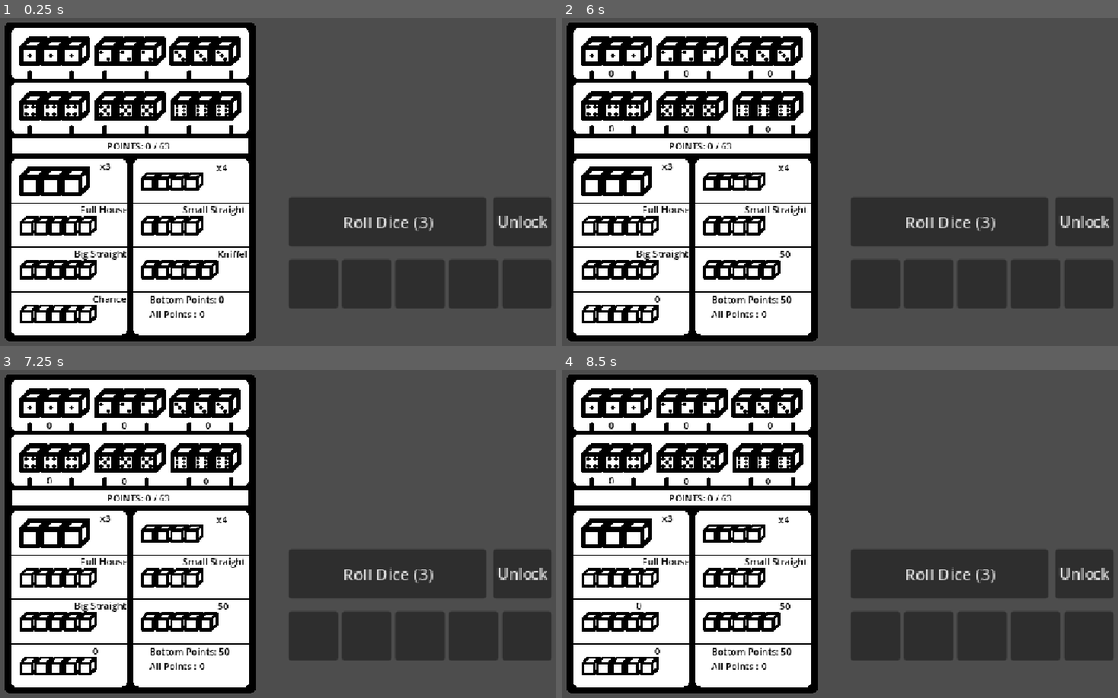
Above: before the commit, frames 1-4 (two rows, left to right).
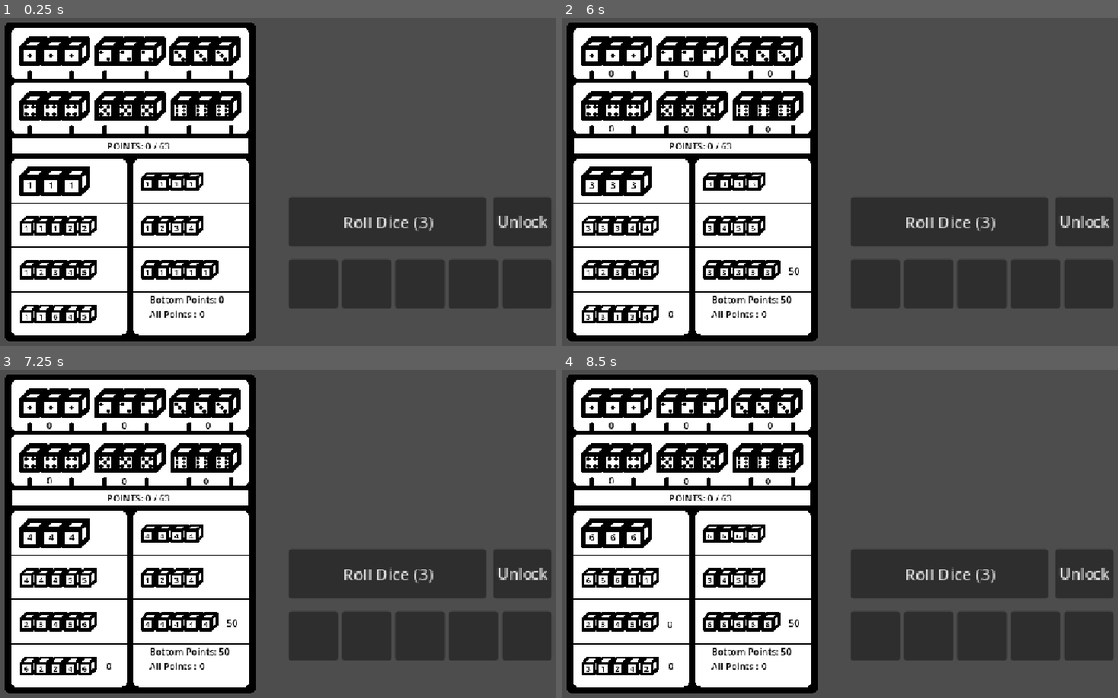
Above: after the commit, the same moments.

Repository: Thennex/Kniffelt
Game: Godot game, scene res://Scene/main.tscn
Two runs of this game, one before a commit and one after it. Both use one fixed random seed, a clock stepped at 60 frames per second and the inputs below.
Inputs (mouse positions are in pixels of both pictures, inside the frame that each line leads up to):
- Up to frame 1 (0.25 s): no input
- Up to frame 2 (6 s): click (617, 50) at 0.5 s; click (689, 50) at 1.25 s; click (767, 50) at 2 s; click (617, 106) at 2.75 s; click (689, 106) at 3.5 s; click (762, 106) at 4.25 s; click (751, 270) at 5 s; click (634, 313) at 5.75 s
- Up to frame 3 (7.25 s): click (72, 534) at 6.5 s
- Up to frame 4 (8.5 s): click (751, 534) at 7.25 s; click (634, 622) at 8 s

The runs differ from the first frame. In frame 1, 0.7% of the frame differs, in the area x 4-45%, y 44-93%; in frame 2, 0.7%; in frame 3, 0.7%, in the area x 4-44%, y 44-93%; in frame 4, 0.6%.

Commit message:
--all

Diff:
--- a/kniffel-rougelike/Scene/main.tscn
+++ b/kniffel-rougelike/Scene/main.tscn
@@ -345,6 +345,406 @@
 theme_override_styles/normal = SubResource("StyleBoxEmpty_sblpm")
 theme_override_styles/hover = SubResource("StyleBoxTexture_r34rm")
 
+[node name="showItem" type="Control" parent="Level/SelectActionButtom" unique_id=2026477537]
+anchors_preset = 0
+offset_right = 40.0
+offset_bottom = 40.0
+
+[node name="x3Shower" type="Control" parent="Level/SelectActionButtom/showItem" unique_id=1827189432]
+anchors_preset = 0
+offset_right = 40.0
+offset_bottom = 40.0
+
+[node name="Lx3D1" type="Label" parent="Level/SelectActionButtom/showItem/x3Shower" unique_id=174194131]
+modulate = Color(0, 0, 0, 1)
+layout_mode = 0
+offset_left = -183.0
+offset_top = -4.0
+offset_right = -143.0
+offset_bottom = 19.0
+scale = Vector2(0.5407984, 0.5407984)
+theme_override_font_sizes/font_size = 28
+text = "1"
+horizontal_alignment = 1
+
+[node name="Lx3D2" type="Label" parent="Level/SelectActionButtom/showItem/x3Shower" unique_id=1125336636]
+modulate = Color(0, 0, 0, 1)
+layout_mode = 0
+offset_left = -147.0
+offset_top = -4.0
+offset_right = -107.0
+offset_bottom = 35.0
+scale = Vector2(0.5407984, 0.5407984)
+theme_override_font_sizes/font_size = 28
+text = "1"
+horizontal_alignment = 1
+
+[node name="Lx3D3" type="Label" parent="Level/SelectActionButtom/showItem/x3Shower" unique_id=560150466]
+modulate = Color(0, 0, 0, 1)
+layout_mode = 0
+offset_left = -111.0
+offset_top = -4.0
+offset_right = -71.0
+offset_bottom = 35.0
+scale = Vector2(0.5407984, 0.5407984)
+theme_override_font_sizes/font_size = 28
+text = "1"
+horizontal_alignment = 1
+
+[node name="x4Shower" type="Control" parent="Level/SelectActionButtom/showItem" unique_id=101679220]
+anchors_preset = 0
+offset_left = 202.0
+offset_top = -5.0
+offset_right = 242.0
+offset_bottom = 35.0
+
+[node name="Lx4D1" type="Label" parent="Level/SelectActionButtom/showItem/x4Shower" unique_id=1345041231]
+modulate = Color(0, 0, 0, 1)
+layout_mode = 0
+offset_left = -183.0
+offset_right = -143.0
+offset_bottom = 39.0
+scale = Vector2(0.5407984, 0.5407984)
+theme_override_font_sizes/font_size = 24
+text = "1"
+horizontal_alignment = 1
+
+[node name="Lx4D2" type="Label" parent="Level/SelectActionButtom/showItem/x4Shower" unique_id=2117634412]
+modulate = Color(0, 0, 0, 1)
+layout_mode = 0
+offset_left = -158.0
+offset_right = -118.0
+offset_bottom = 39.0
+scale = Vector2(0.5407984, 0.5407984)
+theme_override_font_sizes/font_size = 24
+text = "1"
+horizontal_alignment = 1
+
+[node name="Lx4D3" type="Label" parent="Level/SelectActionButtom/showItem/x4Shower" unique_id=620651749]
+modulate = Color(0, 0, 0, 1)
+layout_mode = 0
+offset_left = -133.0
+offset_right = -93.0
+offset_bottom = 39.0
+scale = Vector2(0.5407984, 0.5407984)
+theme_override_font_sizes/font_size = 24
+text = "1"
+horizontal_alignment = 1
+
+[node name="Lx4D4" type="Label" parent="Level/SelectActionButtom/showItem/x4Shower" unique_id=183135010]
+modulate = Color(0, 0, 0, 1)
+layout_mode = 0
+offset_left = -108.0
+offset_right = -68.0
+offset_bottom = 39.0
+scale = Vector2(0.5407984, 0.5407984)
+theme_override_font_sizes/font_size = 24
+text = "1"
+horizontal_alignment = 1
+
+[node name="KniffelShower" type="Control" parent="Level/SelectActionButtom/showItem" unique_id=656342100]
+anchors_preset = 0
+offset_left = 202.0
+offset_top = 147.0
+offset_right = 242.0
+offset_bottom = 187.0
+
+[node name="LKniffelD1" type="Label" parent="Level/SelectActionButtom/showItem/KniffelShower" unique_id=1029701377]
+modulate = Color(0, 0, 0, 1)
+layout_mode = 0
+offset_left = -183.0
+offset_right = -143.0
+offset_bottom = 39.0
+scale = Vector2(0.5407984, 0.5407984)
+theme_override_font_sizes/font_size = 24
+text = "1"
+horizontal_alignment = 1
+
+[node name="LKniffelD2" type="Label" parent="Level/SelectActionButtom/showItem/KniffelShower" unique_id=871421864]
+modulate = Color(0, 0, 0, 1)
+layout_mode = 0
+offset_left = -158.0
+offset_right = -118.0
+offset_bottom = 39.0
+scale = Vector2(0.5407984, 0.5407984)
+theme_override_font_sizes/font_size = 24
+text = "1"
+horizontal_alignment = 1
+
+[node name="LKniffelD3" type="Label" parent="Level/SelectActionButtom/showItem/KniffelShower" unique_id=1885433169]
+modulate = Color(0, 0, 0, 1)
+layout_mode = 0
+offset_left = -133.0
+offset_right = -93.0
+offset_bottom = 39.0
+scale = Vector2(0.5407984, 0.5407984)
+theme_override_font_sizes/font_size = 24
+text = "1"
+horizontal_alignment = 1
+
+[node name="LKniffelD4" type="Label" parent="Level/SelectActionButtom/showItem/KniffelShower" unique_id=1039745502]
+modulate = Color(0, 0, 0, 1)
+layout_mode = 0
+offset_left = -108.0
+offset_right = -68.0
+offset_bottom = 39.0
+scale = Vector2(0.5407984, 0.5407984)
+theme_override_font_sizes/font_size = 24
+text = "1"
+horizontal_alignment = 1
+
+[node name="LKniffelD5" type="Label" parent="Level/SelectActionButtom/showItem/KniffelShower" unique_id=1368640475]
+modulate = Color(0, 0, 0, 1)
+layout_mode = 0
+offset_left = -83.0
+offset_right = -43.0
+offset_bottom = 39.0
+scale = Vector2(0.5407984, 0.5407984)
+theme_override_font_sizes/font_size = 24
+text = "1"
+horizontal_alignment = 1
+
+[node name="ChanceShower" type="Control" parent="Level/SelectActionButtom/showItem" unique_id=205172846]
+anchors_preset = 0
+offset_left = -6.0
+offset_top = 223.0
+offset_right = 34.0
+offset_bottom = 263.0
+
+[node name="LChanceD1" type="Label" parent="Level/SelectActionButtom/showItem/ChanceShower" unique_id=1842261104]
+modulate = Color(0, 0, 0, 1)
+layout_mode = 0
+offset_left = -183.0
+offset_right = -143.0
+offset_bottom = 39.0
+scale = Vector2(0.5407984, 0.5407984)
+theme_override_font_sizes/font_size = 24
+text = "1"
+horizontal_alignment = 1
+
+[node name="LChanceD2" type="Label" parent="Level/SelectActionButtom/showItem/ChanceShower" unique_id=887546641]
+modulate = Color(0, 0, 0, 1)
+layout_mode = 0
+offset_left = -158.0
+offset_right = -118.0
+offset_bottom = 39.0
+scale = Vector2(0.5407984, 0.5407984)
+theme_override_font_sizes/font_size = 24
+text = "1"
+horizontal_alignment = 1
+
+[node name="LChanceD3" type="Label" parent="Level/SelectActionButtom/showItem/ChanceShower" unique_id=1539464476]
+modulate = Color(0, 0, 0, 1)
+layout_mode = 0
+offset_left = -133.0
+offset_right = -93.0
+offset_bottom = 39.0
+scale = Vector2(0.5407984, 0.5407984)
+theme_override_font_sizes/font_size = 24
+text = "1"
+horizontal_alignment = 1
+
+[node name="LChanceD4" type="Label" parent="Level/SelectActionButtom/showItem/ChanceShower" unique_id=1273515747]
+modulate = Color(0, 0, 0, 1)
+layout_mode = 0
+offset_left = -108.0
+offset_right = -68.0
+offset_bottom = 39.0
+scale = Vector2(0.5407984, 0.5407984)
+theme_override_font_sizes/font_size = 24
+text = "1"
+horizontal_alignment = 1
+
+[node name="LChanceD5" type="Label" parent="Level/SelectActionButtom/showItem/ChanceShower" unique_id=1380692331]
+modulate = Color(0, 0, 0, 1)
+layout_mode = 0
+offset_left = -83.0
+offset_right = -43.0
+offset_bottom = 39.0
+scale = Vector2(0.5407984, 0.5407984)
+theme_override_font_sizes/font_size = 24
+text = "1"
+horizontal_alignment = 1
+
+[node name="BigStraightShower" type="Control" parent="Level/SelectActionButtom/showItem" unique_id=1627898850]
+anchors_preset = 0
+offset_left = -6.0
+offset_top = 147.0
+offset_right = 34.0
+offset_bottom = 187.0
+
+[node name="LBigStraightD1" type="Label" parent="Level/SelectActionButtom/showItem/BigStraightShower" unique_id=787940025]
+modulate = Color(0, 0, 0, 1)
+layout_mode = 0
+offset_left = -183.0
+offset_right = -143.0
+offset_bottom = 39.0
+scale = Vector2(0.5407984, 0.5407984)
+theme_override_font_sizes/font_size = 24
+text = "1"
+horizontal_alignment = 1
+
+[node name="LBigStraightD2" type="Label" parent="Level/SelectActionButtom/showItem/BigStraightShower" unique_id=789575787]
+modulate = Color(0, 0, 0, 1)
+layout_mode = 0
+offset_left = -158.0
+offset_right = -118.0
+offset_bottom = 39.0
+scale = Vector2(0.5407984, 0.5407984)
+theme_override_font_sizes/font_size = 24
+text = "1"
+horizontal_alignment = 1
+
+[node name="LBigStraightD3" type="Label" parent="Level/SelectActionButtom/showItem/BigStraightShower" unique_id=1857576835]
+modulate = Color(0, 0, 0, 1)
+layout_mode = 0
+offset_left = -133.0
+offset_right = -93.0
+offset_bottom = 39.0
+scale = Vector2(0.5407984, 0.5407984)
+theme_override_font_sizes/font_size = 24
+text = "1"
+horizontal_alignment = 1
+
+[node name="LBigStraightD4" type="Label" parent="Level/SelectActionButtom/showItem/BigStraightShower" unique_id=1717973882]
+modulate = Color(0, 0, 0, 1)
+layout_mode = 0
+offset_left = -108.0
+offset_right = -68.0
+offset_bottom = 39.0
+scale = Vector2(0.5407984, 0.5407984)
+theme_override_font_sizes/font_size = 24
+text = "1"
+horizontal_alignment = 1
+
+[node name="LBigStraightD5" type="Label" parent="Level/SelectActionButtom/showItem/BigStraightShower" unique_id=985209232]
+modulate = Color(0, 0, 0, 1)
+layout_mode = 0
+offset_left = -83.0
+offset_right = -43.0
+offset_bottom = 39.0
+scale = Vector2(0.5407984, 0.5407984)
+theme_override_font_sizes/font_size = 24
+text = "1"
+horizontal_alignment = 1
+
+[node name="FullHouseShower" type="Control" parent="Level/SelectActionButtom/showItem" unique_id=610941936]
+anchors_preset = 0
+offset_left = -6.0
+offset_top = 71.0
+offset_right = 34.0
+offset_bottom = 111.0
+
+[node name="LFullHouseD1" type="Label" parent="Level/SelectActionButtom/showItem/FullHouseShower" unique_id=2040679838]
+modulate = Color(0, 0, 0, 1)
+layout_mode = 0
+offset_left = -183.0
+offset_right = -143.0
+offset_bottom = 39.0
+scale = Vector2(0.5407984, 0.5407984)
+theme_override_font_sizes/font_size = 24
+text = "1"
+horizontal_alignment = 1
+
+[node name="LFullHouseD2" type="Label" parent="Level/SelectActionButtom/showItem/FullHouseShower" unique_id=885372296]
+modulate = Color(0, 0, 0, 1)
+layout_mode = 0
+offset_left = -158.0
+offset_right = -118.0
+offset_bottom = 39.0
+scale = Vector2(0.5407984, 0.5407984)
+theme_override_font_sizes/font_size = 24
+text = "1"
+horizontal_alignment = 1
+
+[node name="LFullHouseD3" type="Label" parent="Level/SelectActionButtom/showItem/FullHouseShower" unique_id=1365156736]
+modulate = Color(0, 0, 0, 1)
+layout_mode = 0
+offset_left = -133.0
+offset_right = -93.0
+offset_bottom = 39.0
+scale = Vector2(0.5407984, 0.5407984)
+theme_override_font_sizes/font_size = 24
+text = "1"
+horizontal_alignment = 1
+
+[node name="LFullHouseD4" type="Label" parent="Level/SelectActionButtom/showItem/FullHouseShower" unique_id=1780926717]
+modulate = Color(0, 0, 0, 1)
+layout_mode = 0
+offset_left = -108.0
+offset_right = -68.0
+offset_bottom = 39.0
+scale = Vector2(0.5407984, 0.5407984)
+theme_override_font_sizes/font_size = 24
+text = "1"
+horizontal_alignment = 1
+
+[node name="LFullHouseD5" type="Label" parent="Level/SelectActionButtom/showItem/FullHouseShower" unique_id=534990105]
+modulate = Color(0, 0, 0, 1)
+layout_mode = 0
+offset_left = -83.0
+offset_right = -43.0
+offset_bottom = 39.0
+scale = Vector2(0.5407984, 0.5407984)
+theme_override_font_sizes/font_size = 24
+text = "1"
+horizontal_alignment = 1
+
+[node name="SmallStraightShower" type="Control" parent="Level/SelectActionButtom/showItem" unique_id=564072211]
+anchors_preset = 0
+offset_left = 202.0
+offset_top = 71.0
+offset_right = 242.0
+offset_bottom = 111.0
+
+[node name="LSmallStraightD1" type="Label" parent="Level/SelectActionButtom/showItem/SmallStraightShower" unique_id=1006285278]
+modulate = Color(0, 0, 0, 1)
+layout_mode = 0
+offset_left = -183.0
+offset_right = -143.0
+offset_bottom = 39.0
+scale = Vector2(0.5407984, 0.5407984)
+theme_override_font_sizes/font_size = 24
+text = "1"
+horizontal_alignment = 1
+
+[node name="LSmallStraightD2" type="Label" parent="Level/SelectActionButtom/showItem/SmallStraightShower" unique_id=1757138160]
+modulate = Color(0, 0, 0, 1)
+layout_mode = 0
+offset_left = -158.0
+offset_right = -118.0
+offset_bottom = 39.0
+scale = Vector2(0.5407984, 0.5407984)
+theme_override_font_sizes/font_size = 24
+text = "1"
+horizontal_alignment = 1
+
+[node name="LSmallStraightD3" type="Label" parent="Level/SelectActionButtom/showItem/SmallStraightShower" unique_id=117054853]
+modulate = Color(0, 0, 0, 1)
+layout_mode = 0
+offset_left = -133.0
+offset_right = -93.0
+offset_bottom = 39.0
+scale = Vector2(0.5407984, 0.5407984)
+theme_override_font_sizes/font_size = 24
+text = "1"
+horizontal_alignment = 1
+
+[node name="LSmallStraightD4" type="Label" parent="Level/SelectActionButtom/showItem/SmallStraightShower" unique_id=1179488052]
+modulate = Color(0, 0, 0, 1)
+layout_mode = 0
+offset_left = -108.0
+offset_right = -68.0
+offset_bottom = 39.0
+scale = Vector2(0.5407984, 0.5407984)
+theme_override_font_sizes/font_size = 24
+text = "1"
+horizontal_alignment = 1
+
+[node name="Timer" type="Timer" parent="Level/SelectActionButtom/showItem" unique_id=26003792]
+wait_time = 0.75
+autostart = true
+
 [node name="PointCounters" type="Control" parent="Level" unique_id=340789578]
 layout_mode = 3
 anchors_preset = 0
@@ -402,66 +802,59 @@
 
 [node name="LabelX3" type="Label" parent="Level/PointCounters" unique_id=1317266521]
 layout_mode = 0
-offset_left = 14.0
-offset_top = -38.0
-offset_right = 54.0
-offset_bottom = -15.0
-theme_override_colors/font_color = Color(0, 0, 0, 1)
-text = "x3"
+offset_left = 13.0
+offset_top = -13.0
+offset_right = 53.0
+offset_bottom = 10.0
+theme_override_colors/font_color = Color(0, 0, 0, 1)
 
 [node name="LabelX4" type="Label" parent="Level/PointCounters" unique_id=1507649130]
 layout_mode = 0
-offset_left = 214.0
-offset_top = -36.0
-offset_right = 254.0
-offset_bottom = -13.0
-theme_override_colors/font_color = Color(0, 0, 0, 1)
-text = "x4"
+offset_left = 216.0
+offset_top = -8.0
+offset_right = 256.0
+offset_bottom = 15.0
+theme_override_colors/font_color = Color(0, 0, 0, 1)
 
 [node name="LabelFullHouse" type="Label" parent="Level/PointCounters" unique_id=1258944441]
 layout_mode = 0
-offset_left = -20.0
-offset_top = 36.0
-offset_right = 61.0
-offset_bottom = 59.0
-theme_override_colors/font_color = Color(0, 0, 0, 1)
-text = "Full House"
+offset_left = 26.0
+offset_top = 71.0
+offset_right = 49.0
+offset_bottom = 94.0
+theme_override_colors/font_color = Color(0, 0, 0, 1)
 
 [node name="LabelSmallStraight" type="Label" parent="Level/PointCounters" unique_id=118536737]
 layout_mode = 0
-offset_left = 156.0
-offset_top = 36.0
-offset_right = 264.0
-offset_bottom = 59.0
-theme_override_colors/font_color = Color(0, 0, 0, 1)
-text = "Small Straight"
+offset_left = 222.0
+offset_top = 65.0
+offset_right = 245.0
+offset_bottom = 88.0
+theme_override_colors/font_color = Color(0, 0, 0, 1)
 
 [node name="LabelBigStraight" type="Label" parent="Level/PointCounters" unique_id=788343550]
 layout_mode = 0
-offset_left = -30.0
-offset_top = 112.0
-offset_right = 60.0
-offset_bottom = 161.0
-theme_override_colors/font_color = Color(0, 0, 0, 1)
-text = "Big Straight"
+offset_left = 23.0
+offset_top = 144.0
+offset_right = 46.0
+offset_bottom = 167.0
+theme_override_colors/font_color = Color(0, 0, 0, 1)
 
 [node name="LabelKniffel" type="Label" parent="Level/PointCounters" unique_id=2120628826]
 layout_mode = 0
-offset_left = 216.0
-offset_top = 113.0
-offset_right = 267.0
-offset_bottom = 136.0
-theme_override_colors/font_color = Color(0, 0, 0, 1)
-text = "Kniffel"
+offset_left = 232.0
+offset_top = 142.0
+offset_right = 255.0
+offset_bottom = 165.0
+theme_override_colors/font_color = Color(0, 0, 0, 1)
 
 [node name="LabelChance" type="Label" parent="Level/PointCounters" unique_id=1677314201]
 layout_mode = 0
-offset_left = 1.0
-offset_top = 190.0
-offset_right = 58.0
-offset_bottom = 213.0
-theme_override_colors/font_color = Color(0, 0, 0, 1)
-text = "Chance"
+offset_left = 25.0
+offset_top = 216.0
+offset_right = 48.0
+offset_bottom = 239.0
+theme_override_colors/font_color = Color(0, 0, 0, 1)
 
 [node name="LabelPoints" type="Label" parent="Level/PointCounters" unique_id=1112759533]
 layout_mode = 0
@@ -605,6 +998,7 @@
 [connection signal="pressed" from="Level/SelectActionButtom/BigStraigth" to="GameManager" method="_on_big_straigth_pressed"]
 [connection signal="pressed" from="Level/SelectActionButtom/SmallStraigth" to="GameManager" method="_on_small_straigth_pressed"]
 [connection signal="pressed" from="Level/SelectActionButtom/FullHouse" to="GameManager" method="_on_full_house_pressed"]
+[connection signal="timeout" from="Level/SelectActionButtom/showItem/Timer" to="GameManager" method="_on_timer_timeout"]
 [connection signal="toggled" from="Dices/DiceContainer/D1" to="GameManager" method="_on_d_1_toggled"]
 [connection signal="toggled" from="Dices/DiceContainer/D2" to="GameManager" method="_on_d_2_toggled"]
 [connection signal="toggled" from="Dices/DiceContainer/D3" to="GameManager" method="_on_d_3_toggled"]
--- a/kniffel-rougelike/Scripts/game_manager.gd
+++ b/kniffel-rougelike/Scripts/game_manager.gd
@@ -48,14 +48,59 @@
 @onready var lchance: Label = $"../Level/PointCounters/LabelChance"
 @onready var lfullhouse: Label = $"../Level/PointCounters/LabelFullHouse"
 
+###########################
+#####  change Labels  #####
+###########################
+@onready var lx3d1: Label = $"../Level/SelectActionButtom/showItem/x3Shower/Lx3D1"
+@onready var lx3d2: Label = $"../Level/SelectActionButtom/showItem/x3Shower/Lx3D2"
+@onready var lx3d3: Label = $"../Level/SelectActionButtom/showItem/x3Shower/Lx3D3"
+
+@onready var lx4d1: Label = $"../Level/SelectActionButtom/showItem/x4Shower/Lx4D1"
+@onready var lx4d2: Label = $"../Level/SelectActionButtom/showItem/x4Shower/Lx4D2"
+@onready var lx4d3: Label = $"../Level/SelectActionButtom/showItem/x4Shower/Lx4D3"
+@onready var lx4d4: Label = $"../Level/SelectActionButtom/showItem/x4Shower/Lx4D4"
+
+@onready var lkniffeld1: Label = $"../Level/SelectActionButtom/showItem/KniffelShower/LKniffelD1"
+@onready var lkniffeld2: Label = $"../Level/SelectActionButtom/showItem/KniffelShower/LKniffelD2"
+@onready var lkniffeld3: Label = $"../Level/SelectActionButtom/showItem/KniffelShower/LKniffelD3"
+@onready var lkniffeld4: Label = $"../Level/SelectActionButtom/showItem/KniffelShower/LKniffelD4"
+@onready var lkniffeld5: Label = $"../Level/SelectActionButtom/showItem/KniffelShower/LKniffelD5"
+
+@onready var lchanced1: Label = $"../Level/SelectActionButtom/showItem/ChanceShower/LChanceD1"
+@onready var lchanced2: Label = $"../Level/SelectActionButtom/showItem/ChanceShower/LChanceD2"
+@onready var lchanced3: Label = $"../Level/SelectActionButtom/showItem/ChanceShower/LChanceD3"
+@onready var lchanced4: Label = $"../Level/SelectActionButtom/showItem/ChanceShower/LChanceD4"
+@onready var lchanced5: Label = $"../Level/SelectActionButtom/showItem/ChanceShower/LChanceD5"
+
+@onready var lbigstraightd1: Label = $"../Level/SelectActionButtom/showItem/BigStraightShower/LBigStraightD1"
+@onready var lbigstraightd2: Label = $"../Level/SelectActionButtom/showItem/BigStraightShower/LBigStraightD2"
+@onready var lbigstraightd3: Label = $"../Level/SelectActionButtom/showItem/BigStraightShower/LBigStraightD3"
+@onready var lbigstraightd4: Label = $"../Level/SelectActionButtom/showItem/BigStraightShower/LBigStraightD4"
+@onready var lbigstraightd5: Label = $"../Level/SelectActionButtom/showItem/BigStraightShower/LBigStraightD5"
+
+@onready var lsmallstraightd1: Label = $"../Level/SelectActionButtom/showItem/SmallStraightShower/LSmallStraightD1"
+@onready var lsmallstraightd2: Label = $"../Level/SelectActionButtom/showItem/SmallStraightShower/LSmallStraightD2"
+@onready var lsmallstraightd3: Label = $"../Level/SelectActionButtom/showItem/SmallStraightShower/LSmallStraightD3"
+@onready var lsmallstraightd4: Label = $"../Level/SelectActionButtom/showItem/SmallStraightShower/LSmallStraightD4"
+
+@onready var lfullhoused1: Label = $"../Level/SelectActionButtom/showItem/FullHouseShower/LFullHouseD1"
+@onready var lfullhoused2: Label = $"../Level/SelectActionButtom/showItem/FullHouseShower/LFullHouseD2"
+@onready var lfullhoused3: Label = $"../Level/SelectActionButtom/showItem/FullHouseShower/LFullHouseD3"
+@onready var lfullhoused4: Label = $"../Level/SelectActionButtom/showItem/FullHouseShower/LFullHouseD4"
+@onready var lfullhoused5: Label = $"../Level/SelectActionButtom/showItem/FullHouseShower/LFullHouseD5"
+
 #############################
-#####     Variables     #####
+#####     Variables     #####LBigStraightD9
 #############################
 var d1 = 0
 var d2 = 0
 var d3 = 0
 var d4 = 0
 var d5 = 0
+
+var changeDieMemory = 1
+var small_straight_memory = 1
+var big_straight_memory = 1
 
 var update_progressbar = false
 
@@ -87,6 +132,68 @@
 ################################
 func _ready() -> void:
 	resetDice()
+	changeShowers()
+
+func changeShowers() -> void:
+	lx3d1.text = str(changeDieMemory)
+	lx3d2.text = str(changeDieMemory)
+	lx3d3.text = str(changeDieMemory)
+	lx4d1.text = str(changeDieMemory)
+	lx4d2.text = str(changeDieMemory)
+	lx4d3.text = str(changeDieMemory)
+	lx4d4.text = str(changeDieMemory)
+	lkniffeld1.text = str(changeDieMemory)
+	lkniffeld2.text = str(changeDieMemory)
+	lkniffeld3.text = str(changeDieMemory)
+	lkniffeld4.text = str(changeDieMemory)
+	lkniffeld5.text = str(changeDieMemory)
+	lchanced1.text = str(rng())
+	lchanced2.text = str(rng())
+	lchanced3.text = str(rng())
+	lchanced4.text = str(rng())
+	lchanced5.text = str(rng())
+	if small_straight_memory == 1:
+		lsmallstraightd1.text = "1"
+		lsmallstraightd2.text = "2"
+		lsmallstraightd3.text = "3"
+		lsmallstraightd4.text = "4"
+		small_straight_memory = 2
+	elif small_straight_memory == 2:
+		lsmallstraightd1.text = "2"
+		lsmallstraightd2.text = "3"
+		lsmallstraightd3.text = "4"
+		lsmallstraightd4.text = "5"
+		small_straight_memory = 3
+	elif small_straight_memory == 3:
+		lsmallstraightd1.text = "3"
+		lsmallstraightd2.text = "4"
+		lsmallstraightd3.text = "5"
+		lsmallstraightd4.text = "6"
+		small_straight_memory = 1
+	if big_straight_memory == 1:
+		lbigstraightd1.text = "1"
+		lbigstraightd2.text = "2"
+		lbigstraightd3.text = "3"
+		lbigstraightd4.text = "4"
+		lbigstraightd5.text = "5"
+		big_straight_memory = 2
+	elif big_straight_memory == 2:
+		lbigstraightd1.text = "2"
+		lbigstraightd2.text = "3"
+		lbigstraightd3.text = "4"
+		lbigstraightd4.text = "5"
+		lbigstraightd5.text = "6"
+		big_straight_memory = 1
+
+	lfullhoused1.text = str(changeDieMemory)
+	lfullhoused2.text = str(changeDieMemory)
+	lfullhoused3.text = str(changeDieMemory)
+	if changeDieMemory != 6:
+		changeDieMemory +=1
+	else:
+		changeDieMemory = 1
+	lfullhoused4.text = str(changeDieMemory)
+	lfullhoused5.text = str(changeDieMemory)
 
 func throwDices() -> void:
 	if throw_count == 0:
@@ -156,7 +263,7 @@
 func checkActions() -> void:
 	var all_actions_done = 0
 	for i in 6:
-		if actions[i] == true:
+		if actions[i - 1] == true:
 			all_actions_done += 1
 		else:
 			all_actions_done = 0
@@ -164,7 +271,8 @@
 		if top_points_counter >= bonus_treashold:
 			top_points_counter += bonus_amount
 			points += top_points_counter
-			lpoints.text = str("All Points : ", points)
+			var tween = create_tween()
+			tween.tween_property(lpoints, "text", str("All Points : ", points), .1)
 
 ################################
 #####    Action Methods    #####
@@ -194,7 +302,7 @@
 		var big_straight_counter = 0
 		dices.sort()
 		for i in dices:
-			if i <= 4:
+			if i != dices.size() - 1:
 				if dices[i - 1] - dices[i] == -1:
 					big_straight_counter += 1
 		if big_straight_counter >= 3:
@@ -205,17 +313,23 @@
 		resetDice()
 		buttom_actions[4] = true
 
+
+
+####NEEEEEEDS FIXIN
+
+
+
+
+
 func small_straight() -> void:
 	if buttom_actions[3] == false:
 		var small_straight_counter = 0
 		dices.sort()
 		for i in dices:
-			if i <= 4:
-				if dices[i - 1] - dices[i] != -1:
-					i +=1
+			if i < dices.size():
 				if dices[i - 1] - dices[i] == -1:
 						small_straight_counter += 1
-		if small_straight_counter >= 2:
+		if small_straight_counter >= 3:
 			lsmallstraight.text = "30"
 			bottom_points_counter += 30
 		else:
@@ -231,13 +345,13 @@
 			if dices.count(dices[i - 1]) >= 3:
 				is_x3 = true
 				break
-		if x3:
+		if is_x3:
 			var dice_value = 0
 			for i in dice_count:
 				dice_value += dices[i]
 			bottom_points_counter += dice_value
 			lx3.text = str(dice_value)
-		elif is_x3 == false:
+		else:
 			lx3.text = "0"
 		resetDice()
 		buttom_actions[0] = true
@@ -322,6 +436,8 @@
 		else:
 			sd5.button_pressed = false
 
+
+
 	#Keyboard compatibility
 	if Input.is_action_just_pressed("chance"):
 		chance()
@@ -460,3 +576,7 @@
 
 func _on_unlock_all_button_pressed() -> void:
 	resetLocked()
+
+
+func _on_timer_timeout() -> void:
+	changeShowers()
Not shown, added: kniffel-rougelike/export_presets.cfg
